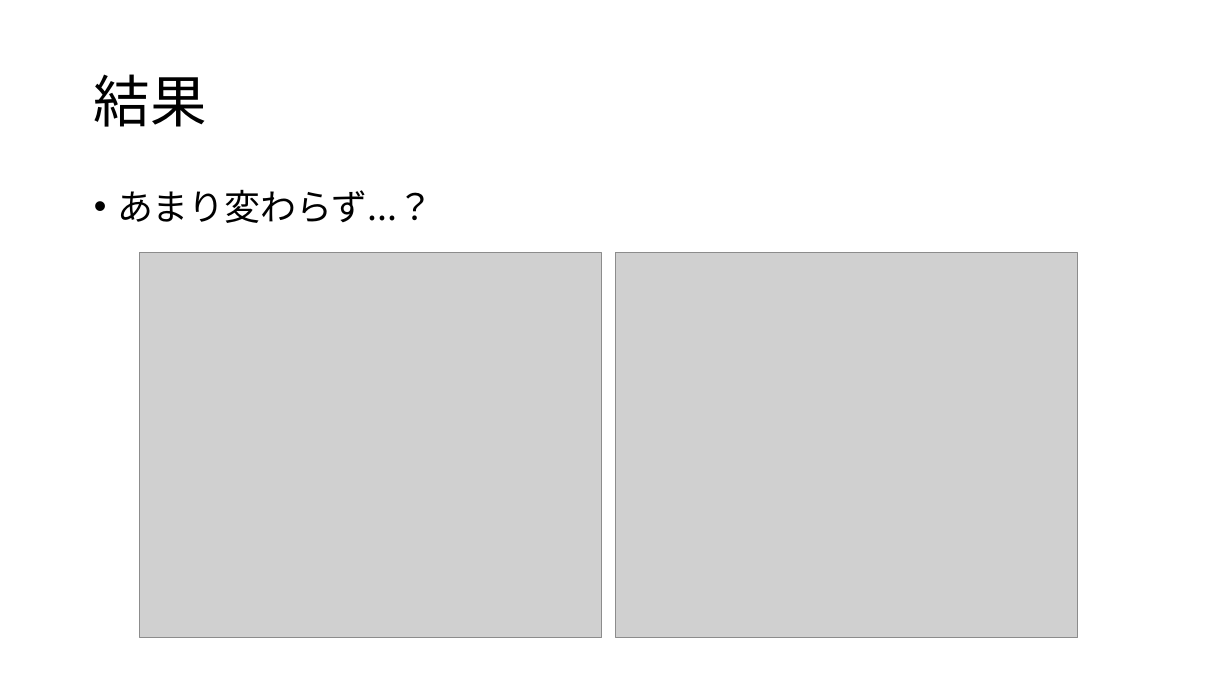
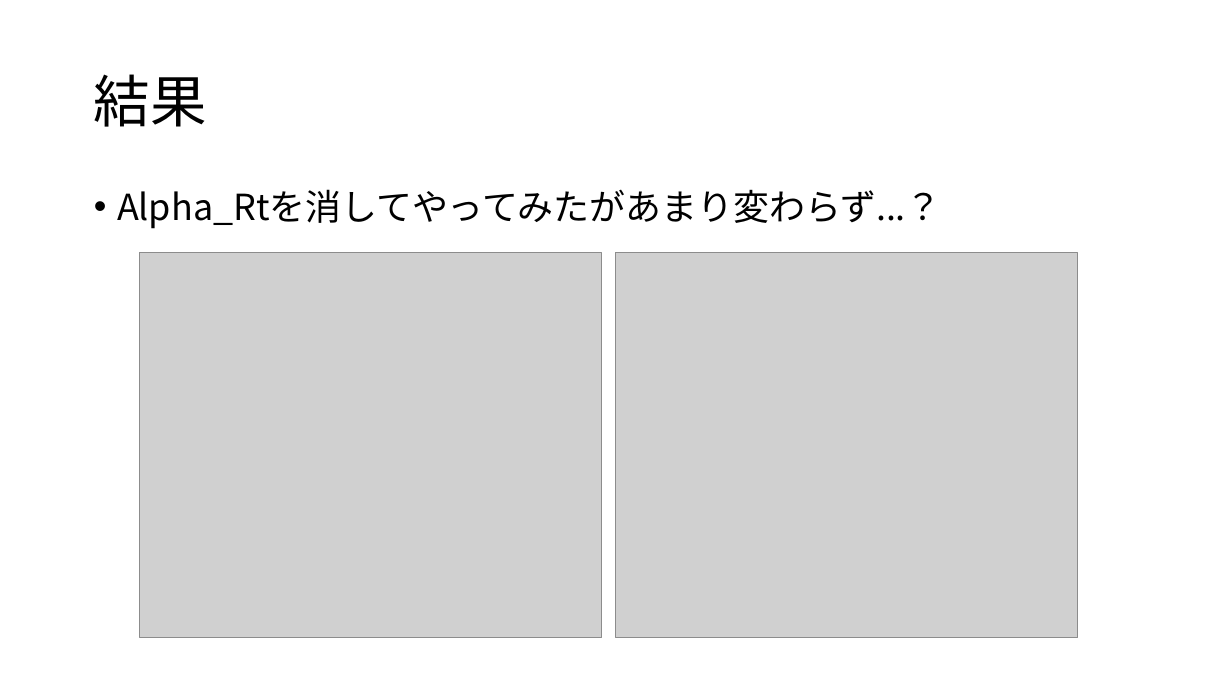
Before and after one commit to Mayu925/lab, a slide deck: slide 3 of ゼミ0810.pptx. Drawn at 1232x693 pixels with LibreOffice and Linux fonts; fonts in the diff are those of the drawing; grey boxes stand for pictures. Boxes give left, top, right and bottom in pixels: in the first picture for what was removed or moved away, otherwise in the second. Text is boxed around its words. In the diff, an @@ line names an element or a change of style, - is before the commit and + after.

```diff
--- a/ゼミ0810.pptx
+++ b/ゼミ0810.pptx
@@ text at [117,189,942,229]: text changed @@
-• あまり変わらず...？
+• Alpha_Rtを消してやってみたがあまり変わらず...？
```
Also in this commit, not shown: 1 other slide changed, 1 slide added, 7 other files.
